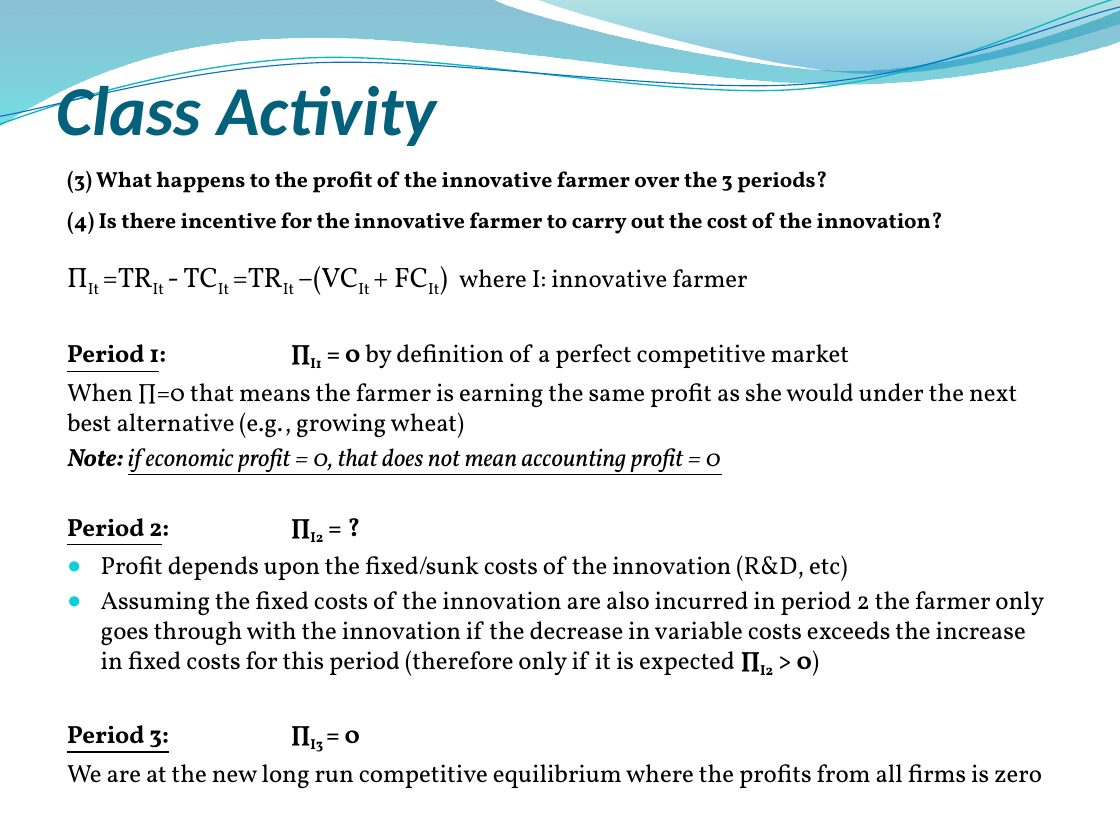
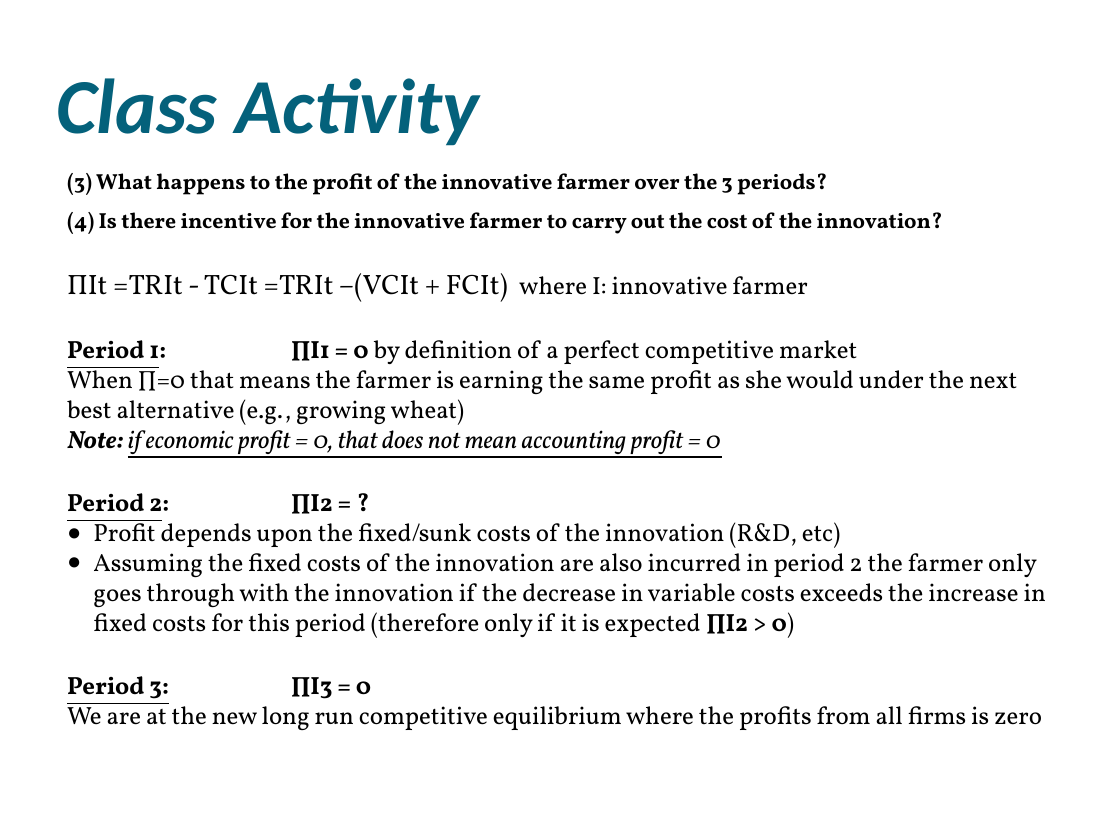
Before and after one commit to muff1nman/ClassNotes, a slide deck: slide 10 of Econ/PPT/S13_Lecture_3.pptx. Drawn at 1120x840 pixels with LibreOffice and Linux fonts; fonts in the diff are those of the drawing; background and template pictures are left out. Boxes give left, top, right and bottom in pixels: in the first picture for what was removed or moved away, otherwise in the second. Text is boxed around its words. In the diff, an @@ line names an element or a change of style, - is before the commit and + after.

```diff
--- a/Econ/PPT/S13_Lecture_3.pptx
+++ b/Econ/PPT/S13_Lecture_3.pptx
@@ freeform shape removed at bbox=[0, 0, 1120, 127] @@
@@ freeform shape removed at bbox=[0, 0, 1120, 131] @@
@@ freeform shape removed at bbox=[0, 7, 1120, 125] @@
@@ freeform shape removed at bbox=[536, 0, 1120, 77] @@
@@ text "Class Activity" at bbox=[56, 78, 479, 146]: size 45 to 50 pt @@
@@ text "(3) What happens to the ..." at bbox=[67, 173, 1046, 731]: now on the baseline in "ΠIt =TRIt TCIt =TRIt –(VCIt FCIt)", "∏I1", "∏I2", "∏I2" and 1 more places; line spacing 1.4 to 1.5; less space between paragraphs; indent changed @@
```
Also in this commit, not shown: 11 other slides changed, 12 other files.
